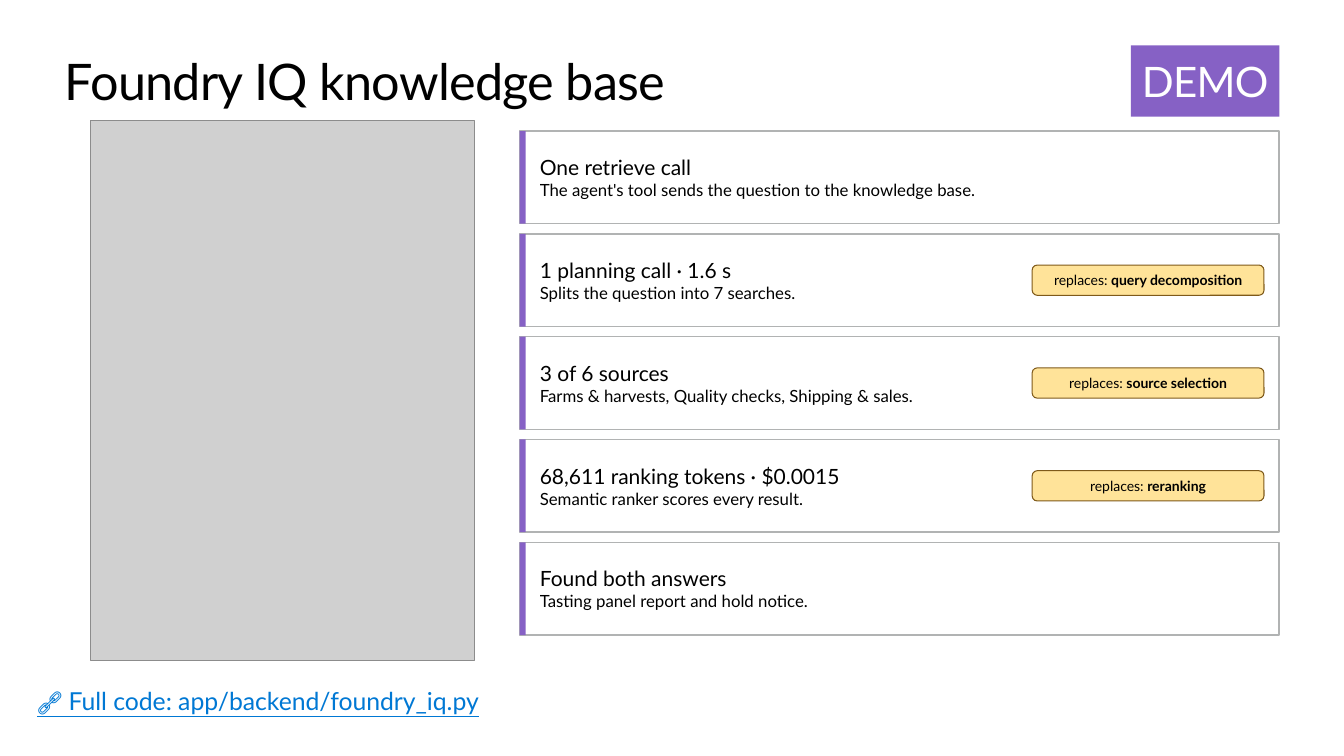
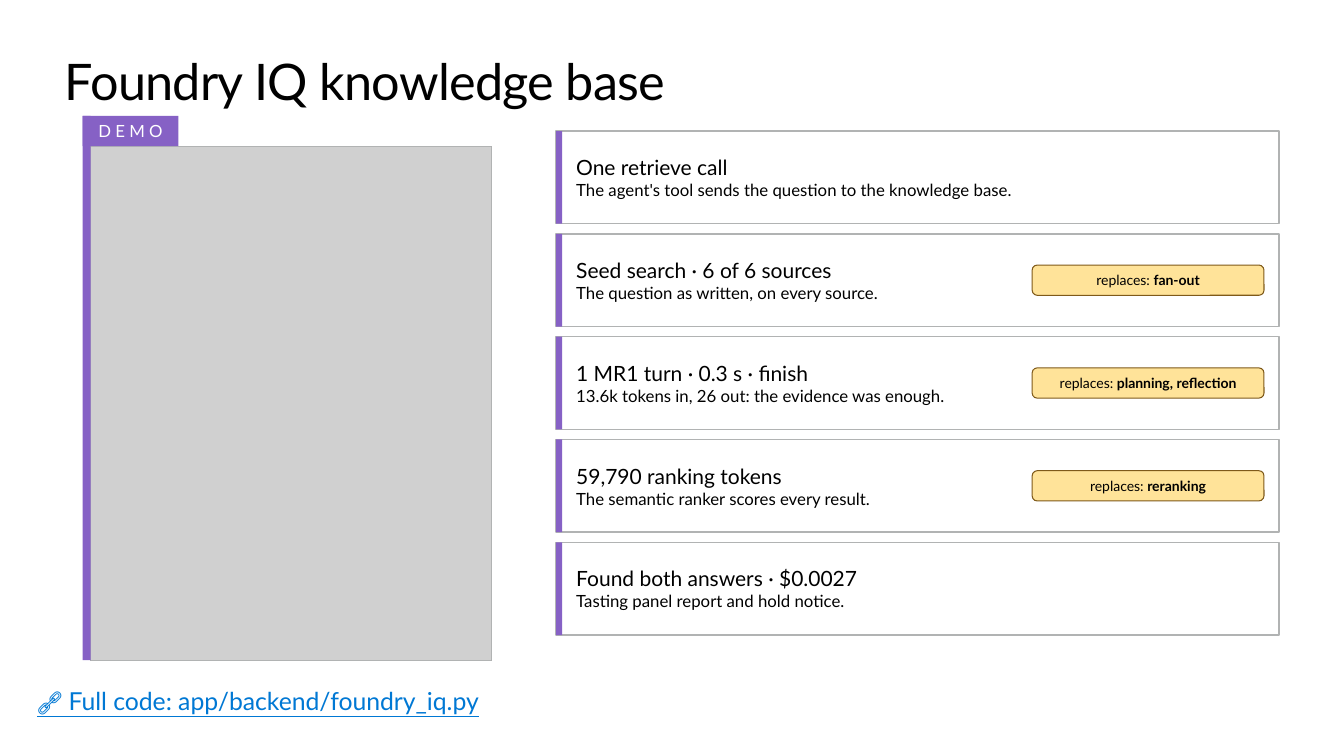
Before and after one commit to microsoft/ignite26-BRK300-building-agentic-retrieval-from-diy-to-foundry-iq, a slide deck: slide 42 of IgniteBRK300-WorkingDeck.pptx. Drawn at 1344x756 pixels with LibreOffice and Linux fonts; fonts in the diff are those of the drawing; grey boxes stand for pictures; background and template pictures are left out. Boxes give left, top, right and bottom in pixels: in the first picture for what was removed or moved away, otherwise in the second. Text is boxed around its words. In the diff, an @@ line names an element or a change of style, - is before the commit and + after.

Commit message:
LAtest slides

```diff
--- a/IgniteBRK300-WorkingDeck.pptx
+++ b/IgniteBRK300-WorkingDeck.pptx
@@ rectangle "DEMO": place and size @@
-rectangle "DEMO" at (1131, 45, 1279, 117)
+rectangle "DEMO" at (83, 116, 178, 146)
@@ rectangle "DEMO" at (83, 116, 178, 146): size 30 to 12 pt, letter spacing -0.5 to 3 pt; vertical alignment top to middle @@
@@ rectangle added at (83, 116, 91, 660), fill #8661C5 @@
@@ picture: place and size @@
-picture at (91, 121, 475, 660)
+picture at (91, 146, 491, 660)
@@ rectangle added at (91, 146, 491, 660), outline #B1B3B3 0.75 pt @@
@@ rectangle: place and size @@
-rectangle at (520, 131, 1279, 224)
+rectangle at (557, 131, 1279, 224)
@@ text "One retrieve call": place and size @@
-text "One retrieve call" at (540, 159, 975, 199)
+text "One retrieve call" at (576, 159, 1012, 199)
@@ rectangle: place and size @@
-rectangle at (520, 234, 1279, 327)
+rectangle at (557, 234, 1279, 327)
@@ text at (576, 262, 878, 302): text changed @@
-1 planning call · 1.6 s
-Splits the question into 7 searches.
+Seed search · 6 of 6 sources
+The question as written, on every source.
@@ text in rounded rectangle at (1096, 274, 1200, 288): text changed; bold off @@
-replaces: query decomposition
+replaces: fan-out
@@ rectangle: place and size @@
-rectangle at (520, 337, 1279, 430)
+rectangle at (557, 337, 1279, 430)
@@ text at (576, 365, 944, 405): text changed @@
-3 of 6 sources
-Farms & harvests, Quality checks, Shipping & sales.
+1 MR1 turn · 0.3 s · finish
+13.6k tokens in, 26 out: the evidence was enough.
@@ text in rounded rectangle at (1060, 377, 1237, 391): text changed @@
-replaces: source selection
+replaces: planning, reflection
@@ rectangle: place and size @@
-rectangle at (520, 440, 1279, 532)
+rectangle at (557, 440, 1279, 532)
@@ text at (576, 468, 870, 508): text changed @@
-68,611 ranking tokens · $0.0015
-Semantic ranker scores every result.
+59,790 ranking tokens
+The semantic ranker scores every result.
@@ rectangle: place and size @@
-rectangle at (520, 542, 1279, 635)
+rectangle at (557, 542, 1279, 635)
@@ 5 rectangles: place and size @@
-5 rectangles at (520, 131, 526, 635)
+5 rectangles at (557, 131, 563, 635)
@@ text at (576, 569, 857, 589): text changed @@
-Found both answers
+Found both answers · $0.0027
@@ text "Found both answers · $0.0027": place and size @@
-text "Found both answers · $0.0027" at (540, 570, 808, 610)
+text "Found both answers · $0.0027" at (576, 569, 857, 610)
```
Also in this commit, not shown: 34 other slides changed, 1 other file.
